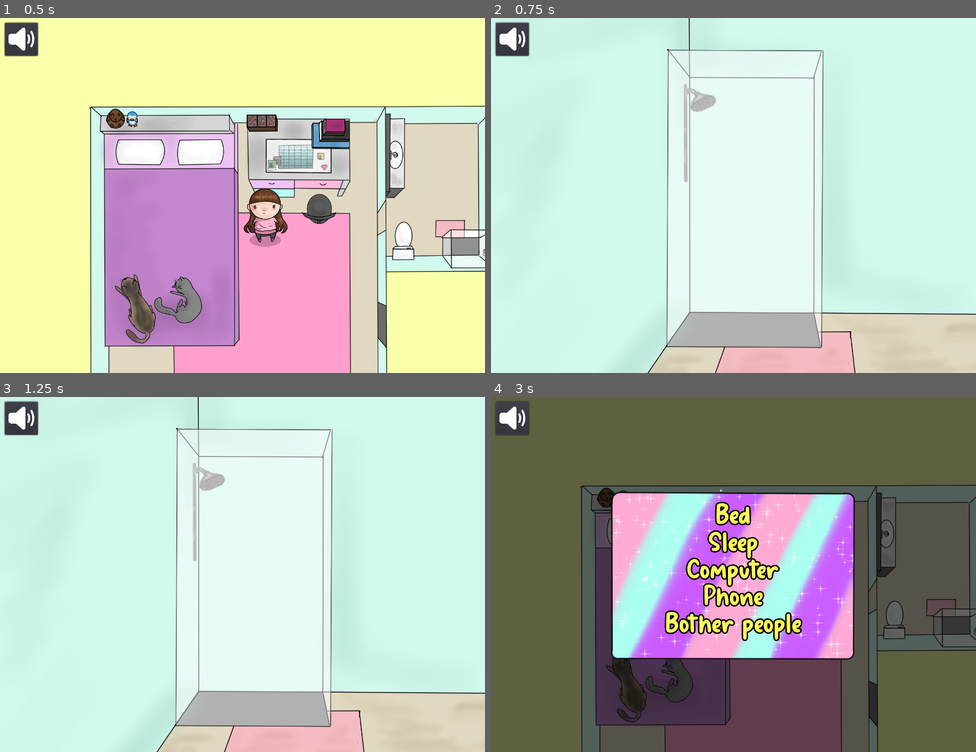
Above: before the commit, frames 1-4 (two rows, left to right).
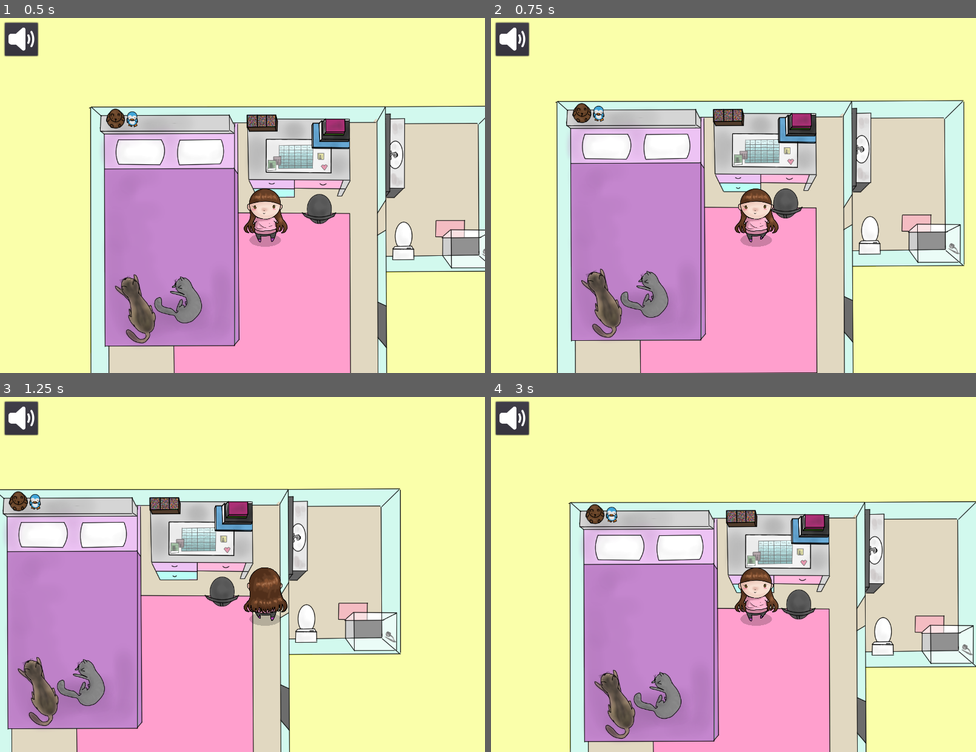
Above: after the commit, the same moments.

Repository: A-Walrus/Jessy
Game: Godot game, scene res://Scenes/World.tscn
Two runs of this game, one before a commit and one after it. Both use one fixed random seed, a clock stepped at 60 frames per second and the inputs below. Sound files missing from this copy of the repository are replaced by a short silence.
Inputs (mouse positions are in pixels of both pictures, inside the frame that each line leads up to):
- Up to frame 1 (0.5 s): no input
- Up to frame 2 (0.75 s): tap Enter (ui_accept) at 0.5 s; drag from (961, 248) to (660, 195) at 0.52 s
- Up to frame 3 (1.25 s): no input
- Up to frame 4 (3 s): drag from (636, 592) to (709, 645) at 1.27 s; move the mouse to (782, 496) at 2.02 s; press the mouse at (782, 496) at 2.03 s; tap Enter (ui_accept) at 2.3, 2.75 s; release the mouse at (782, 496) at 2.75 s; drag from (660, 574) to (655, 684) at 2.77 s

Frame 1 is identical in both runs. In frame 2, 91% of the frame differs, in the area x 0-100%, y 0-100%; in frame 3, 92%; in frame 4, 98%.

Commit message:
minimum distance for clickables

Diff:
--- a/Jessy/Scenes/World.tscn
+++ b/Jessy/Scenes/World.tscn
@@ -45,11 +45,6 @@
 "name": "idle",
 "speed": 5.0
 }, {
-"frames": [ ExtResource( 3 ), ExtResource( 7 ) ],
-"loop": true,
-"name": "walk",
-"speed": 7.0
-}, {
 "frames": [ ExtResource( 15 ) ],
 "loop": true,
 "name": "bIdle",
@@ -59,6 +54,11 @@
 "loop": true,
 "name": "bWalk",
 "speed": 7.0
+}, {
+"frames": [ ExtResource( 3 ), ExtResource( 7 ) ],
+"loop": true,
+"name": "walk",
+"speed": 7.0
 } ]
 
 [sub_resource type="RectangleShape2D" id=4]
--- a/Jessy/Scripts/Clickable.gd
+++ b/Jessy/Scripts/Clickable.gd
@@ -3,13 +3,13 @@
 export (Array, NodePath) var show = []
 export (String) var scene = ""
 export var mode="C"
-
+export var dist = 300
 
 var inside = false
 
 func _input(event):
 	if not Globals.justClicked:
-		if Input.is_action_just_pressed("click") and inside:
+		if Input.is_action_just_pressed("click") and inside and close():
 			if mode=="C":
 				get_tree().change_scene("res://Scenes/"+scene+".tscn")
 			elif mode=="S":
@@ -17,6 +17,10 @@
 					get_node(a).show()
 			Globals._on_click()
 
+
+func close():
+	var vec = position - get_node("/root/World/Navigation2D/Jessy").position
+	return vec.length()<dist
 func _on_Clickable_mouse_entered():
 	inside=true
 
